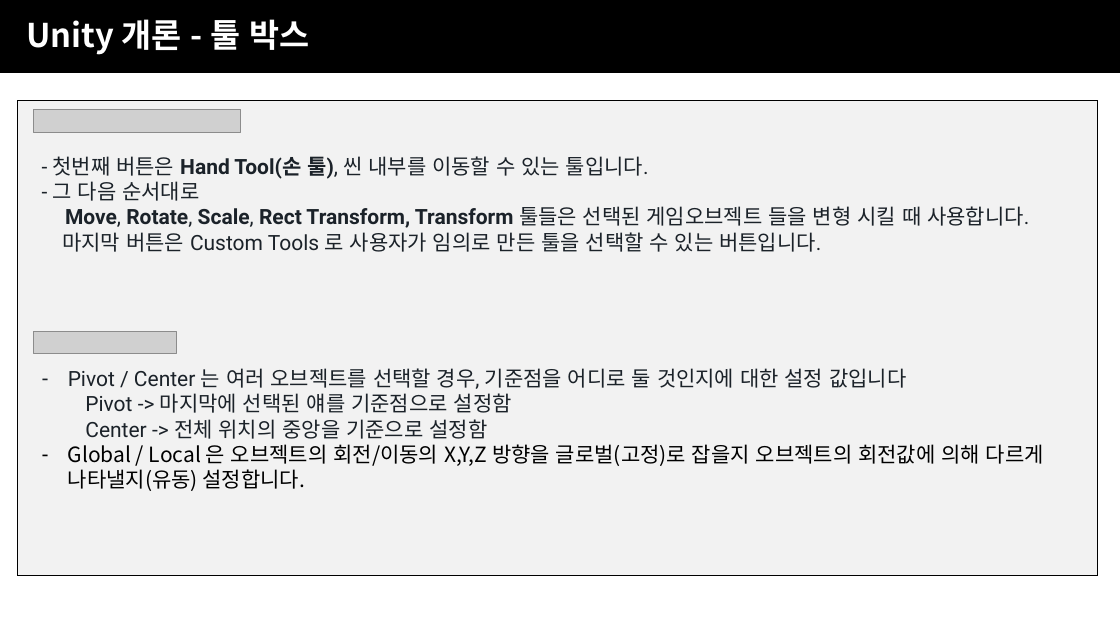
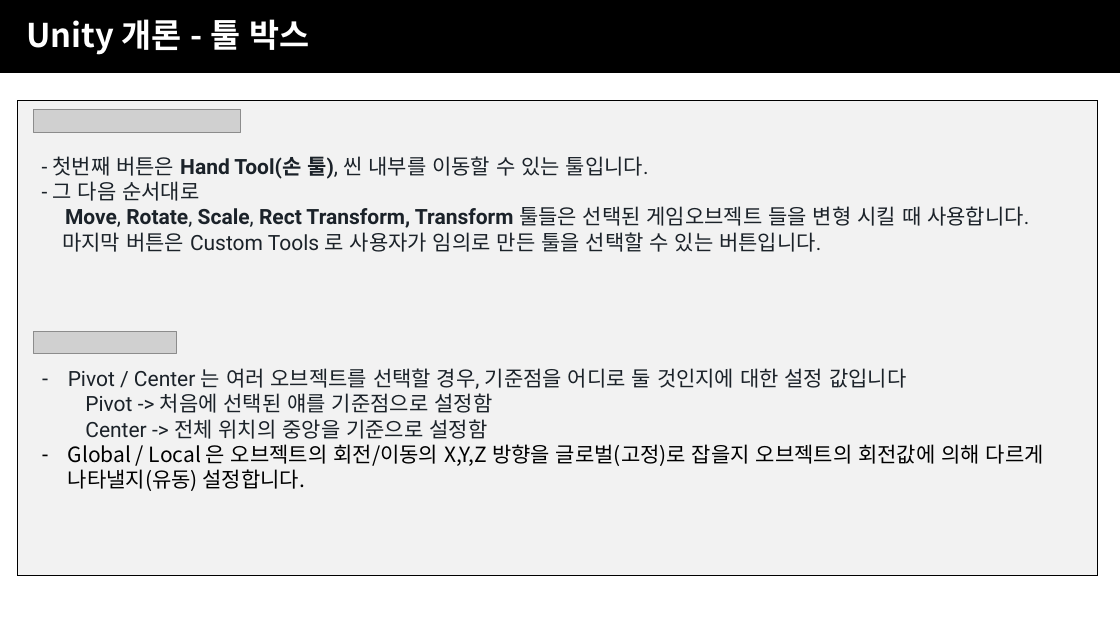
Before and after one commit to JJaery/SBSGameAcademy3, a slide deck: slide 7 of 4주차/SBS게임아카데미_UNITY주말4개월_4주차(유니티).pptx. Drawn at 1120x630 pixels with LibreOffice and Linux fonts; fonts in the diff are those of the drawing; grey boxes stand for pictures; background and template pictures are left out. Boxes give left, top, right and bottom in pixels: in the first picture for what was removed or moved away, otherwise in the second. Text is boxed around its words. In the diff, an @@ line names an element or a change of style, - is before the commit and + after.

Commit message:
아카데미런 프로젝트 수업 푸시

```diff
--- a/4주차/SBS게임아카데미_UNITY주말4개월_4주차(유니티).pptx
+++ b/4주차/SBS게임아카데미_UNITY주말4개월_4주차(유니티).pptx
@@ text at [68, 368, 906, 439]: text changed @@
-– Pivot / Center 는 여러 오브젝트를 선택할 경우, 기준점을 어디로 둘 것인지에 대한 설정 값입니다
-  Pivot -> 마지막에 선택된 얘를 기준점으로 설정함
-  Center -> 전체 위치의 중앙을 기준으로 설정함
+– Pivot / Center 는 여러 오브젝트를 선택할 경우, 기준점을 어디로 둘 것인지에 대한 설정 값입니다
+  Pivot -> 처음에 선택된 얘를 기준점으로 설정함
+  Center -> 전체 위치의 중앙을 기준으로 설정함
```
Also in this commit, not shown: 1 other slide changed, 25 other files.
